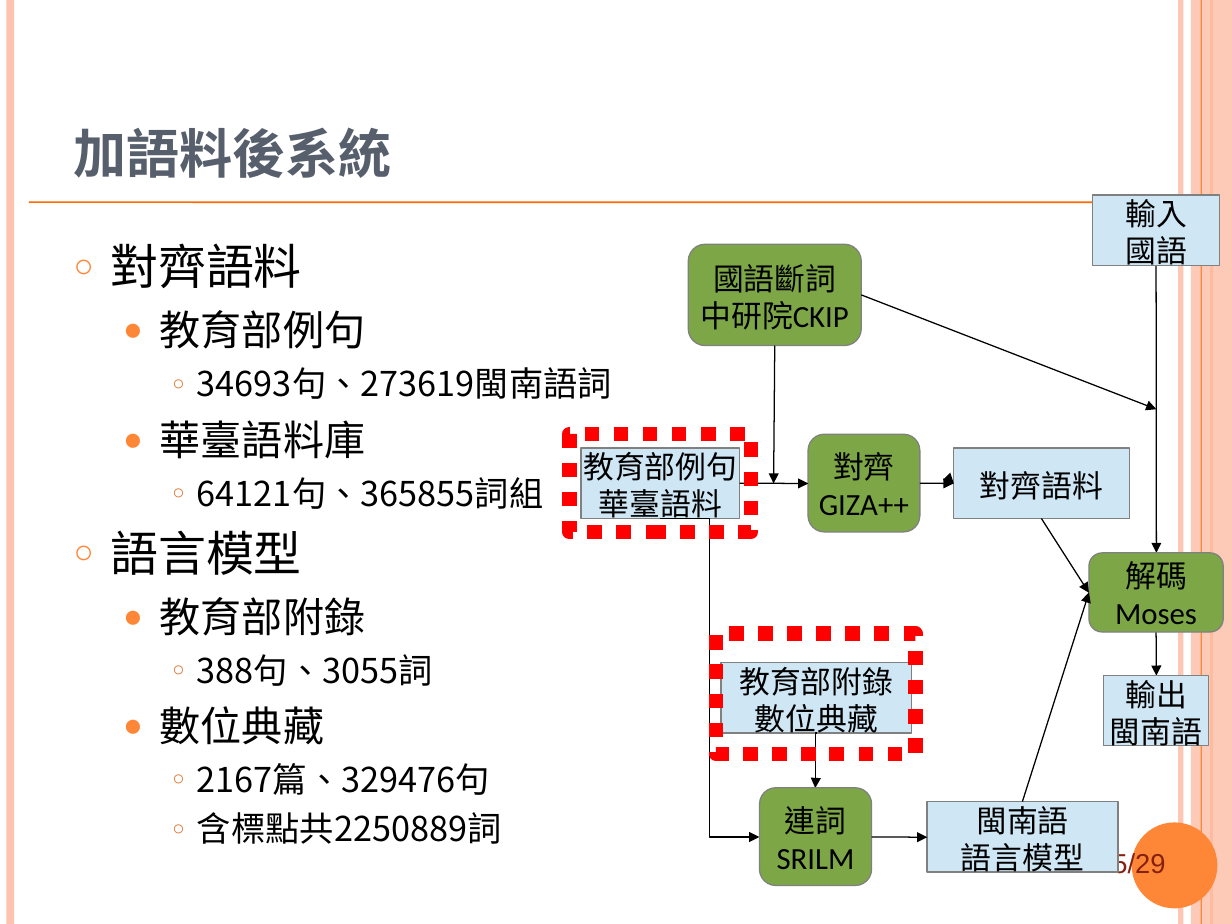
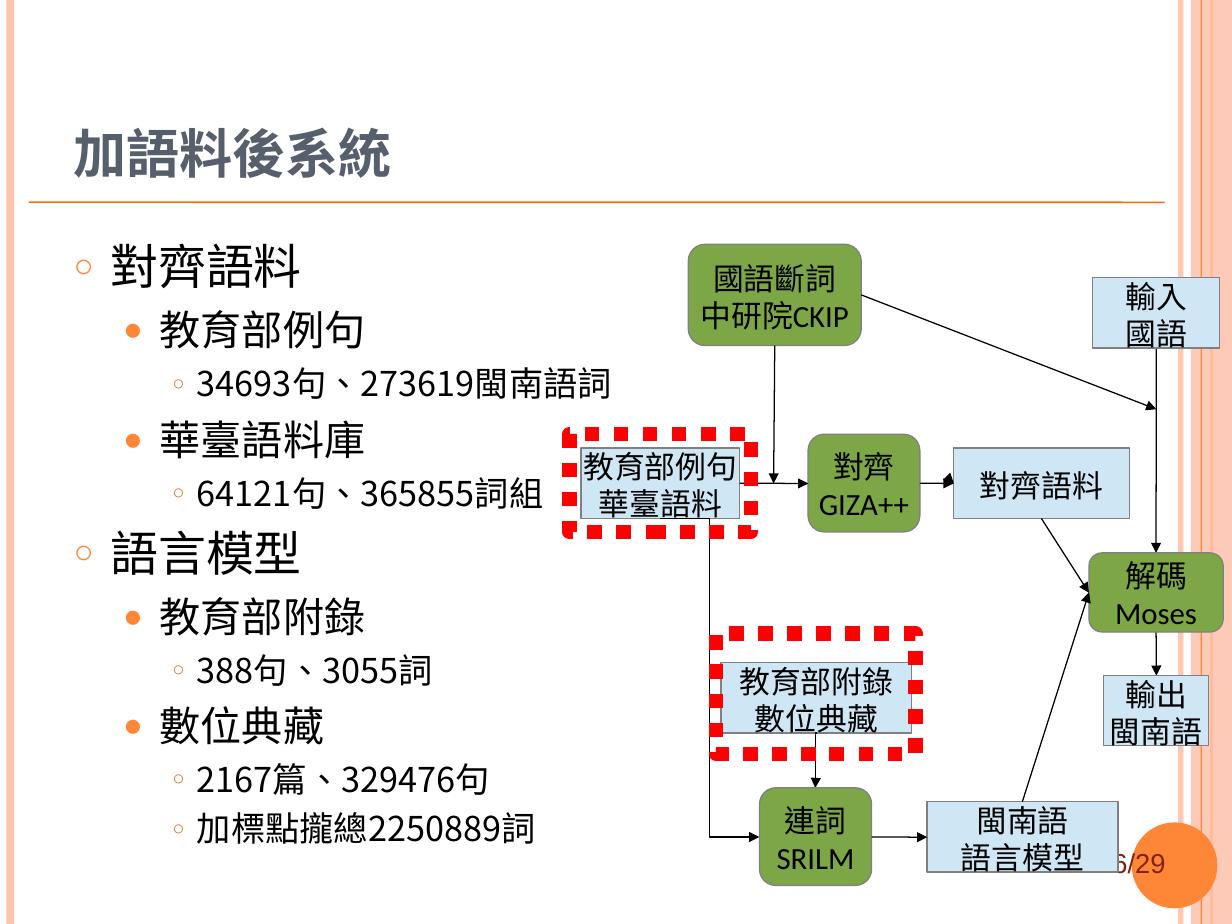
Before and after one commit to sih4sing5hong5/po3-ko3_tau5-iann2-phinn3, a slide deck: slide 16 of 翻譯報告.ppt (slide 15 before the commit). Drawn at 1232x924 pixels with LibreOffice and Linux fonts; fonts in the diff are those of the drawing; background and template pictures are left out. Boxes give left, top, right and bottom in pixels: in the first picture for what was removed or moved away, otherwise in the second. Text is boxed around its words. In the diff, an @@ line names an element or a change of style, - is before the commit and + after.

```diff
--- a/翻譯報告.ppt
+++ b/翻譯報告.ppt
@@ rectangle "輸入": place and size @@
-rectangle "輸入" at (1093, 195, 1220, 265)
+rectangle "輸入" at (1093, 277, 1220, 347)
@@ arrow moved from (1156, 265) - (1157, 553) to (1157, 347) - (1156, 553) @@
@@ text at (197, 812, 536, 844): text changed @@
-    ○ 含標點共2250889詞
+    ○ 加標點攏總2250889詞
@@ page number at (1097, 852, 1165, 879): text changed @@
-15/29
+16/29
```
Also in this commit, not shown: 15 other slides changed, 2 slides added.
